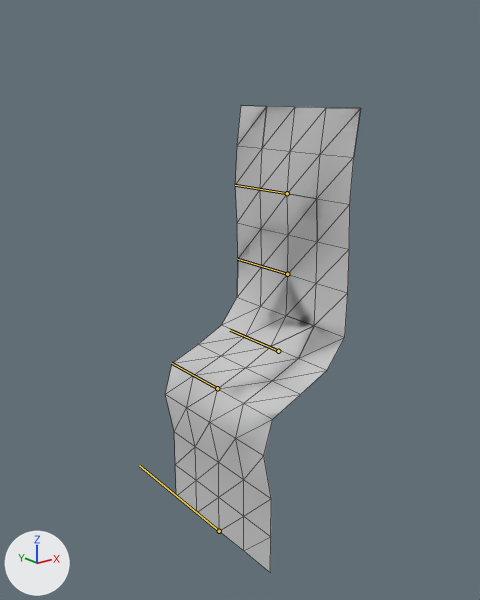
An edit to the FBX model Assets/art/models/characterRig.FBX, drawn before and after from the same camera.
Before and after are seen from a 50 mm lens placed at (-1.304, -1.758, 1.616), pointed at (0.082, -0.026, 0.923). The lights are fixed; the arrows at lower left show +X, +Y and +Z. Both versions are drawn at frame 5 of the action 'Take 001'; the numbers are the values there. The bones that bend it are drawn over the model as lines. Mesh edges are drawn as thin lines.

In view in the first picture: 'character'.
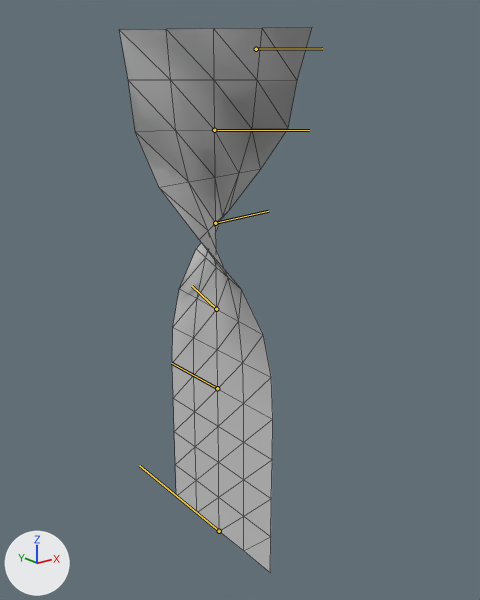
Edits to the scene script, one JSON object a line:
```json
{"block": "bone_upperleg", "where": "bone_upperleg = bpy.data.objects['Armature'].pose.bones['upperLeg']  # child of 'lowleg'"}
{"op": "set", "path": "bone_upperleg.rotation_quaternion", "old": "(0.745, 0.0, 0.586, 0.0)", "new": "(1.0, 0.0, 0.0, 0.0)", "note": "degrees (0, 76, 0) -> degrees (0, 0, 0)"}
{"block": "bone_pelvis", "where": "bone_pelvis = bpy.data.objects['Armature'].pose.bones['Pelvis']  # child of 'upperLeg'"}
{"op": "set", "path": "bone_pelvis.rotation_quaternion", "old": "(0.788, 0.0, -0.542, 0.0)", "new": "(0.987, -0.161, 0.0, 0.0)", "note": "degrees (0, -69, 0) -> degrees (-19, 0, 0)"}
{"block": "bone_chest", "where": "bone_chest = bpy.data.objects['Armature'].pose.bones['chest']  # child of 'Pelvis'"}
{"op": "set", "path": "bone_chest.rotation_quaternion", "old": "(0.996, 0.0, -0.084, 0.0)", "new": "(0.874, -0.485, 0.0, 0.0)", "note": "degrees (0, -10, 0) -> degrees (-58, 0, 0)"}
{"block": "bone_head", "where": "bone_head = bpy.data.objects['Armature'].pose.bones['head']  # child of 'chest'"}
{"op": "set", "path": "bone_head.rotation_quaternion", "old": "(0.997, 0.0, 0.067, 0.0)", "new": "(0.864, -0.503, 0.0, 0.0)", "note": "degrees (0, 8, 0) -> degrees (-60, 0, 0)"}
```

Location of each change, (x1, y1, x2, y2) in pixels of the pictures (480 x 600 px):
```json
{"object": "character", "change": "posed", "before": [165, 106, 361, 572], "after": [120, 27, 312, 572], "on screen": "17% taller"}
{"bone": "Pelvis", "before": "(278, 351) to (230, 330)", "after": "(216, 309) to (192, 286)"}
{"bone": "chest", "before": "(287, 274) to (237, 259)", "after": "(215, 223) to (268, 211)"}
{"bone": "head", "before": "(287, 193) to (235, 185)", "after": "(214, 130) to (309, 130)"}
```
